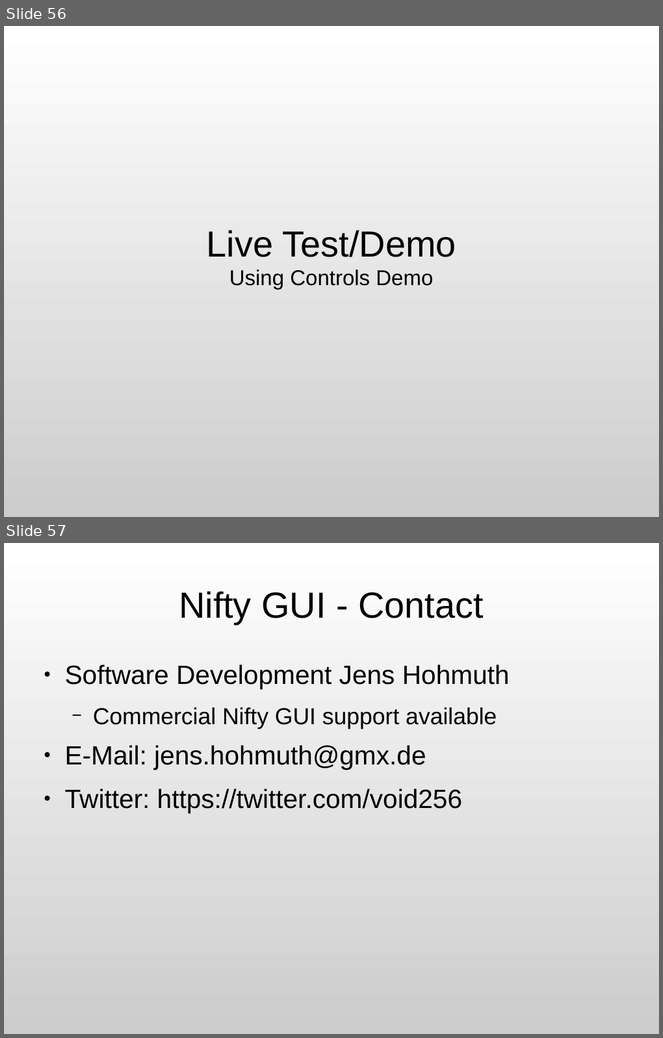
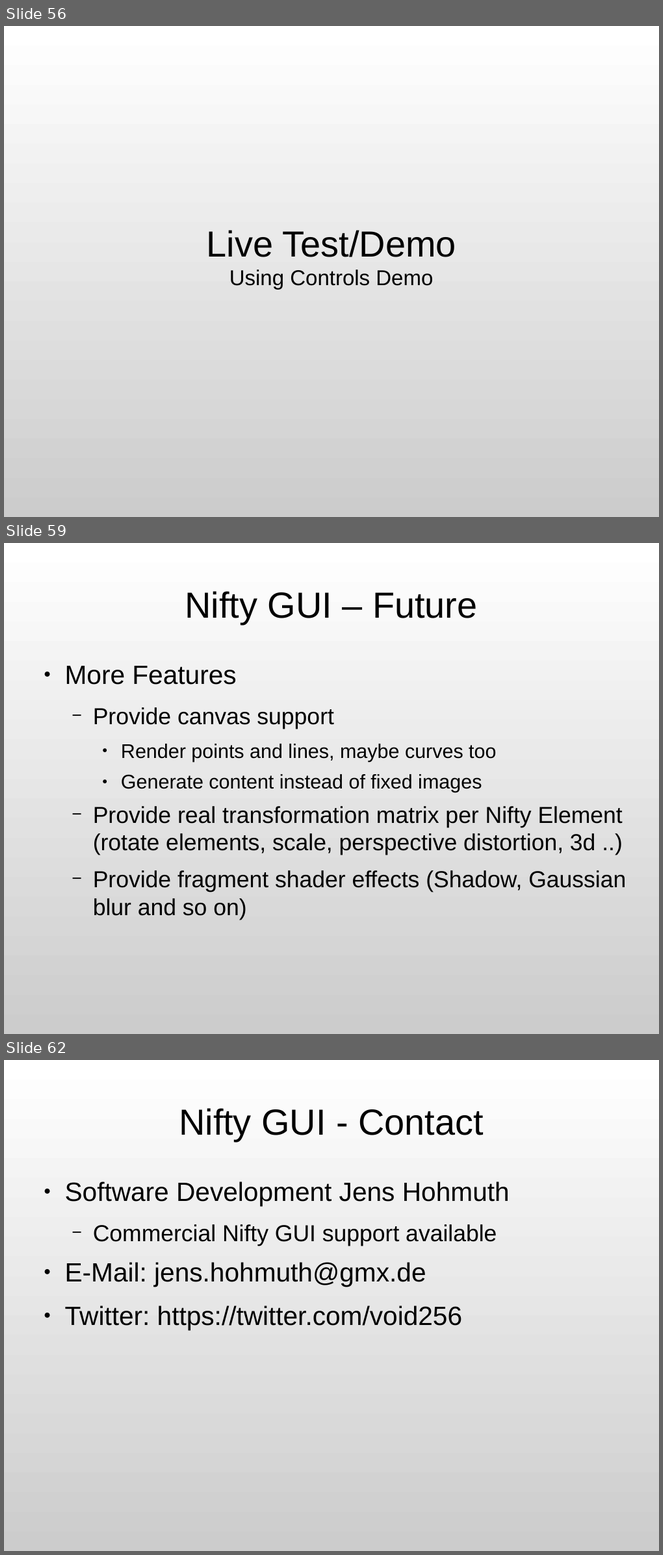
Before and after one commit to JogAmp/jogamp.org, a slide deck: doc/siggraph2013/bof/jens/jogl-bof-2013-nifty-gui.odp. Shown one above the other, each under a label of ours: slides 56 and 57 before the commit, slides 56, 59 and 62 after it; the slides between them are not shown. The pictures are 663x1038 and 663x1555 pixels, drawn with LibreOffice and Linux fonts; fonts in the diff are those of the drawing. Boxes give left, top, right and bottom in pixels: in the first picture for what was removed or moved away, otherwise in the second. Text is boxed around its words. In the diff, an @@ line names an element or a change of style, - is before the commit and + after.

```diff
--- a/doc/siggraph2013/bof/jens/jogl-bof-2013-nifty-gui.odp
+++ b/doc/siggraph2013/bof/jens/jogl-bof-2013-nifty-gui.odp
@@ slide 59 added at (x1=4, y1=543, x2=659, y2=1034), background gradient #FFFFFF to #CCCCCC @@
@@ title added at (x1=185, y1=591, x2=477, y2=624), 44 pt, text #000000 @@
+Nifty GUI – Future
@@ text added at (x1=65, y1=666, x2=626, y2=920), 28 pt, text #000000 @@
+● More Features
+  − Provide canvas support
+    ● Render points and lines, maybe curves too
+    ● Generate content instead of fixed images
+  − Provide real transformation matrix per Nifty Element
+    (rotate elements, scale, perspective distortion, 3d ..)
+  − Provide fragment shader effects (Shadow, Gaussian blur and so on)
@@ what was slide 57 is now slide 62 @@
```
Also in this commit, not shown: 1 slide changed, 5 other slides added, 2 other files.
